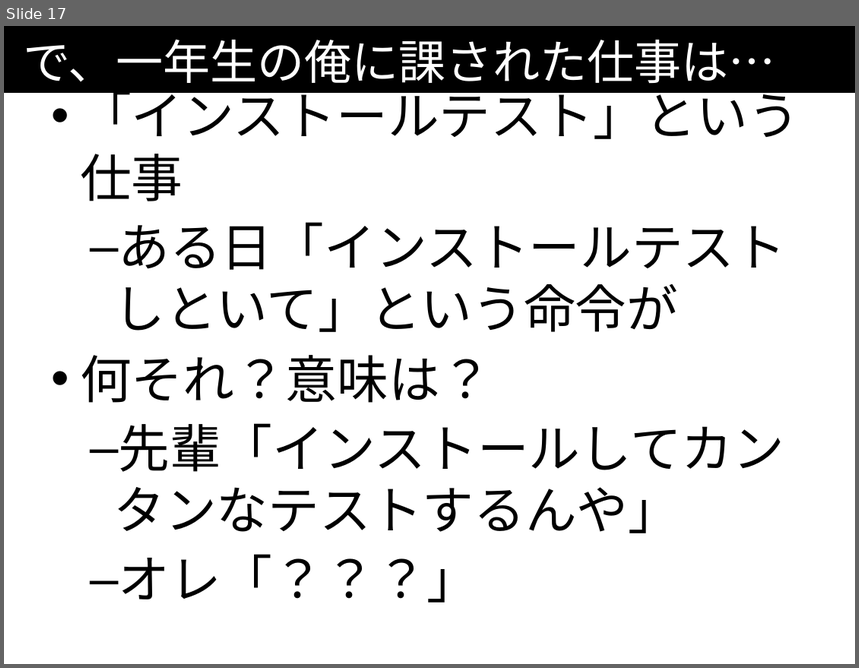
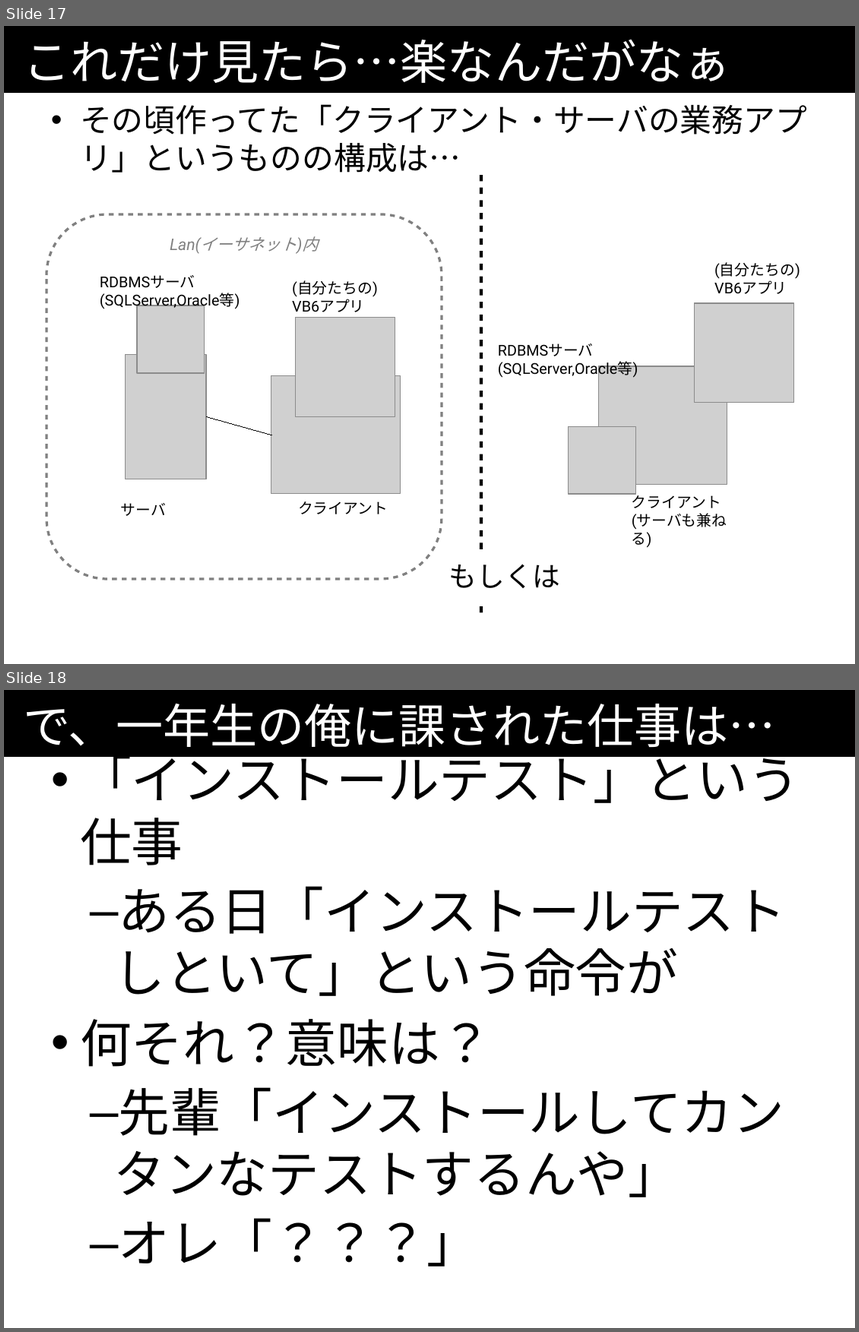
Before and after one commit to kazuhito-m/kazuhito-m.github.io, a slide deck: _drafts/comcamp2016.odp. Shown one above the other, each under a label of ours: slide 17 before the commit, slides 17 and 18 after it. The pictures are 859x668 and 859x1332 pixels, drawn with LibreOffice and Linux fonts; fonts in the diff are those of the drawing; grey boxes stand for pictures. Boxes give left, top, right and bottom in pixels: in the first picture for what was removed or moved away, otherwise in the second. Text is boxed around its words. In the diff, an @@ line names an element or a change of style, - is before the commit and + after.

```diff
--- a/_drafts/comcamp2016.odp
+++ b/_drafts/comcamp2016.odp
@@ slide 17 added at (4,26,855,664), background #FFFFFF; not listed: 1 template element that a slide beside it also shows @@
@@ title added at (23,39,731,83), 44 pt, text #FFFFFF @@
+これだけ見たら…楽なんだがなぁ
@@ text added at (80,104,807,173), 29.6 pt, text #000000 @@
+• その頃作ってた「クライアント・サーバの業務アプリ」というものの構成は…
@@ line added from (481, 175) to (481, 616), #000000 3 pt @@
@@ rounded rectangle added at (47,214,442,579), outline #808080 2.3 pt, 15 pt, text #808080, italic @@
+Lan(イーサネット)内
@@ text added at (100,275,240,310), 14 pt, text #000000 @@
+RDBMSサーバ
+(SQLServer,Oracle等)
@@ text added at (715,262,800,294), 14 pt, text #000000 @@
+(自分たちの)
+VB6アプリ
@@ text added at (292,281,378,313), 14 pt, text #000000 @@
+(自分たちの)
+VB6アプリ
@@ picture added at (137,306,205,373) @@
@@ picture added at (296,318,395,417) @@
@@ picture added at (696,303,795,403) @@
@@ text added at (498,344,639,379), 14 pt, text #000000 @@
+RDBMSサーバ
+(SQLServer,Oracle等)
@@ picture added at (126,354,205,480) @@
@@ picture added at (599,366,728,485) @@
@@ picture added at (272,376,400,495) @@
@@ line added from (206, 417) to (272, 436), #000000 0 pt @@
@@ picture added at (569,427,636,495) @@
@@ text added at (121,503,166,516), 14 pt, text #000000 @@
+サーバ
@@ text added at (298,502,388,515), 14 pt, text #000000 @@
+クライアント
@@ text added at (632,493,727,548), 14 pt, text #000000 @@
+クライアント
+(サーバも兼ねる)
@@ text added at (449,564,561,588), 26 pt, text #000000 @@
+もしくは
@@ what was slide 17 is now slide 18 @@
```
Also in this commit, not shown: 4 other slides added.
